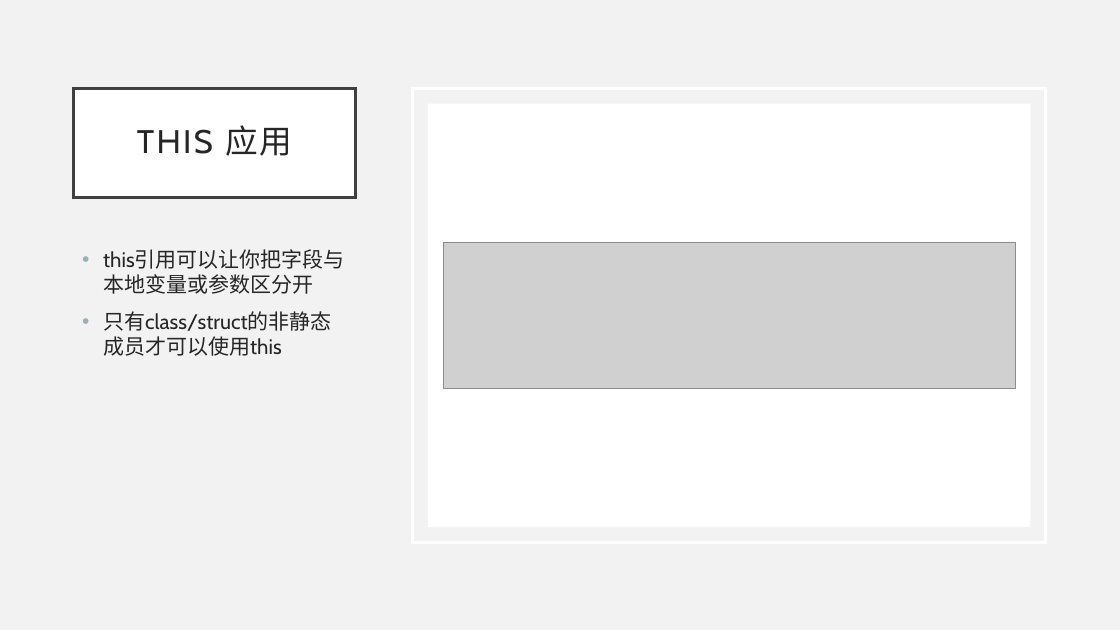
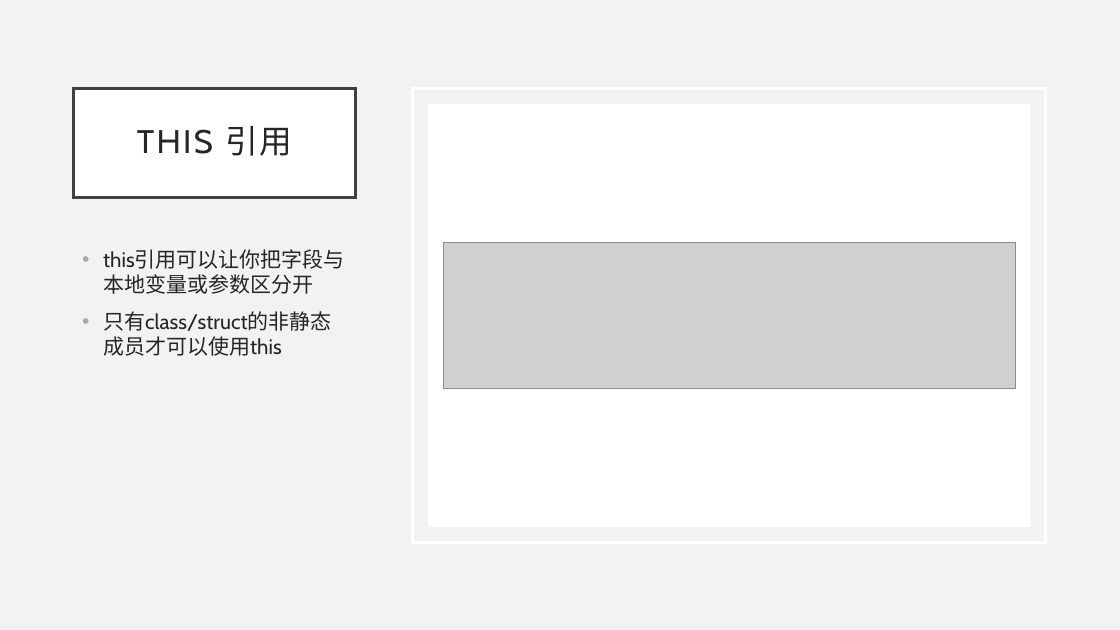
Before and after one commit to BillSon68/CSharp-Tutorial, a slide deck: slide 11 of Chapter 03/303.pptx. Drawn at 1120x630 pixels with LibreOffice and Linux fonts; fonts in the diff are those of the drawing; grey boxes stand for pictures. Boxes give left, top, right and bottom in pixels: in the first picture for what was removed or moved away, otherwise in the second. Text is boxed around its words. In the diff, an @@ line names an element or a change of style, - is before the commit and + after.

```diff
--- a/Chapter 03/303.pptx
+++ b/Chapter 03/303.pptx
@@ title at [137,126,293,156]: text changed @@
-THIS 应用
+THIS 引用
```
Also in this commit, not shown: 1 other file.
